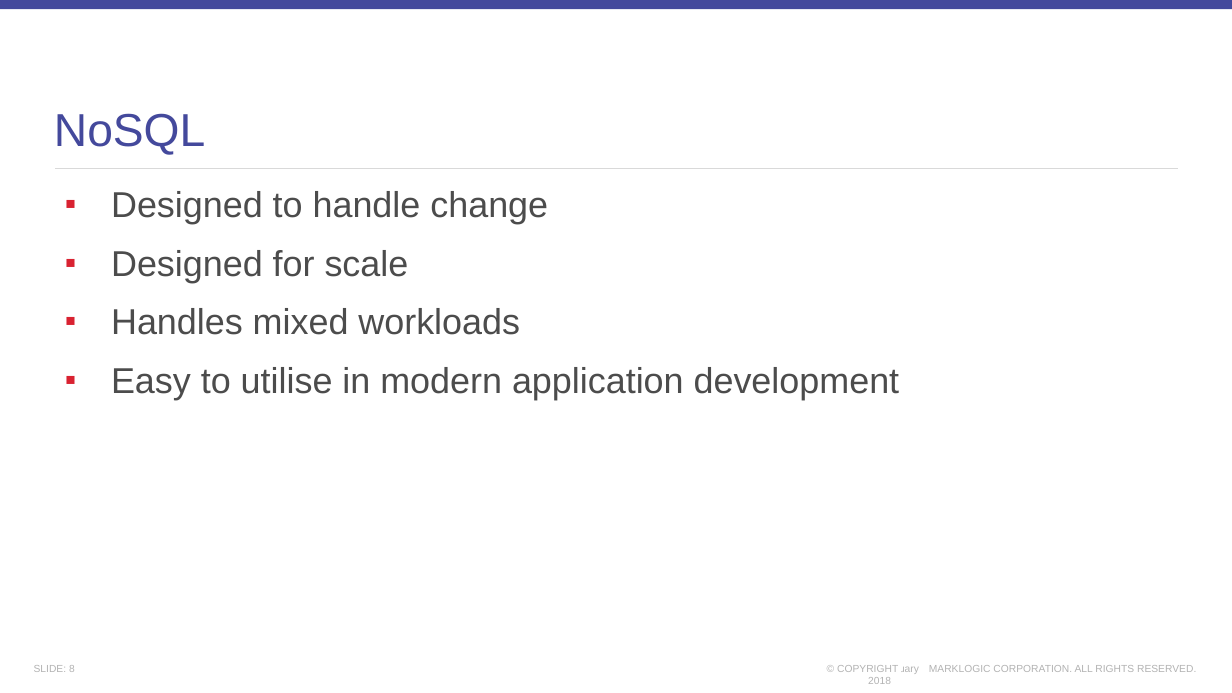
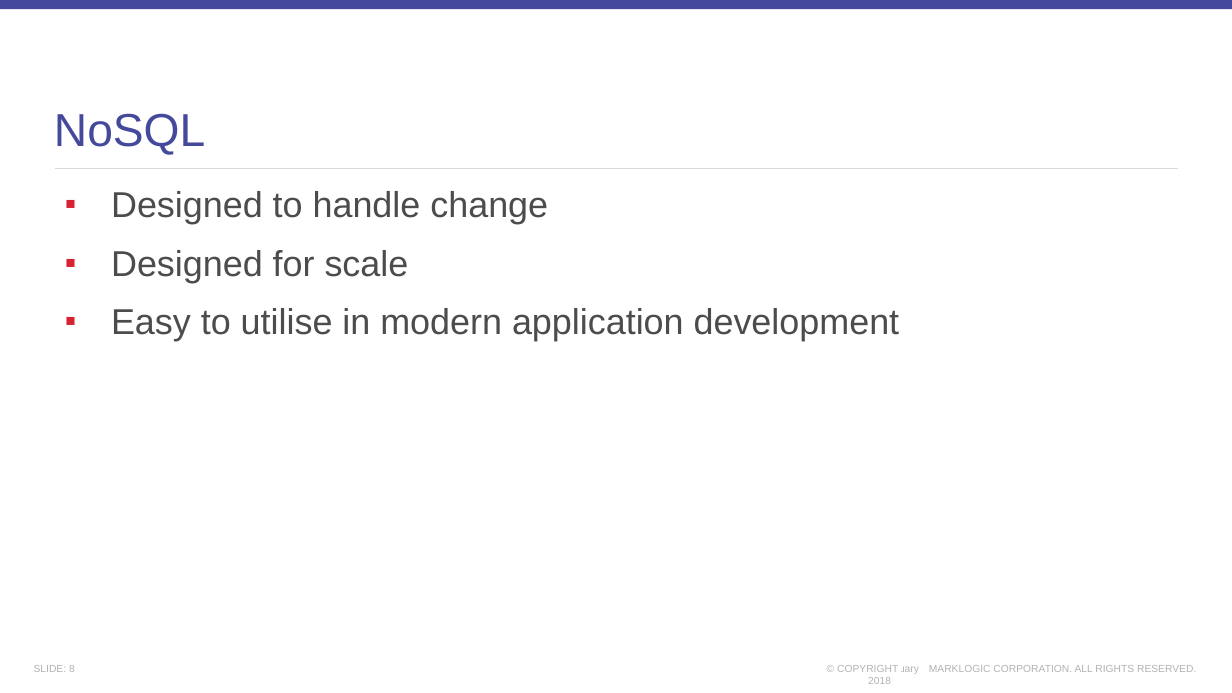
Before and after one commit to StevenDufresne/2018-jsconf.asia, a slide deck: slide 8 of slides.pptx. Drawn at 1232x693 pixels with LibreOffice and Linux fonts; fonts in the diff are those of the drawing; background and template pictures are left out. Boxes give left, top, right and bottom in pixels: in the first picture for what was removed or moved away, otherwise in the second. Text is boxed around its words. In the diff, an @@ line names an element or a change of style, - is before the commit and + after.

```diff
--- a/slides.pptx
+++ b/slides.pptx
@@ text at (111,308,520,335): paragraph removed @@
-▪ Handles mixed workloads
```
Also in this commit, not shown: 17 other slides changed, 1 slide added.
